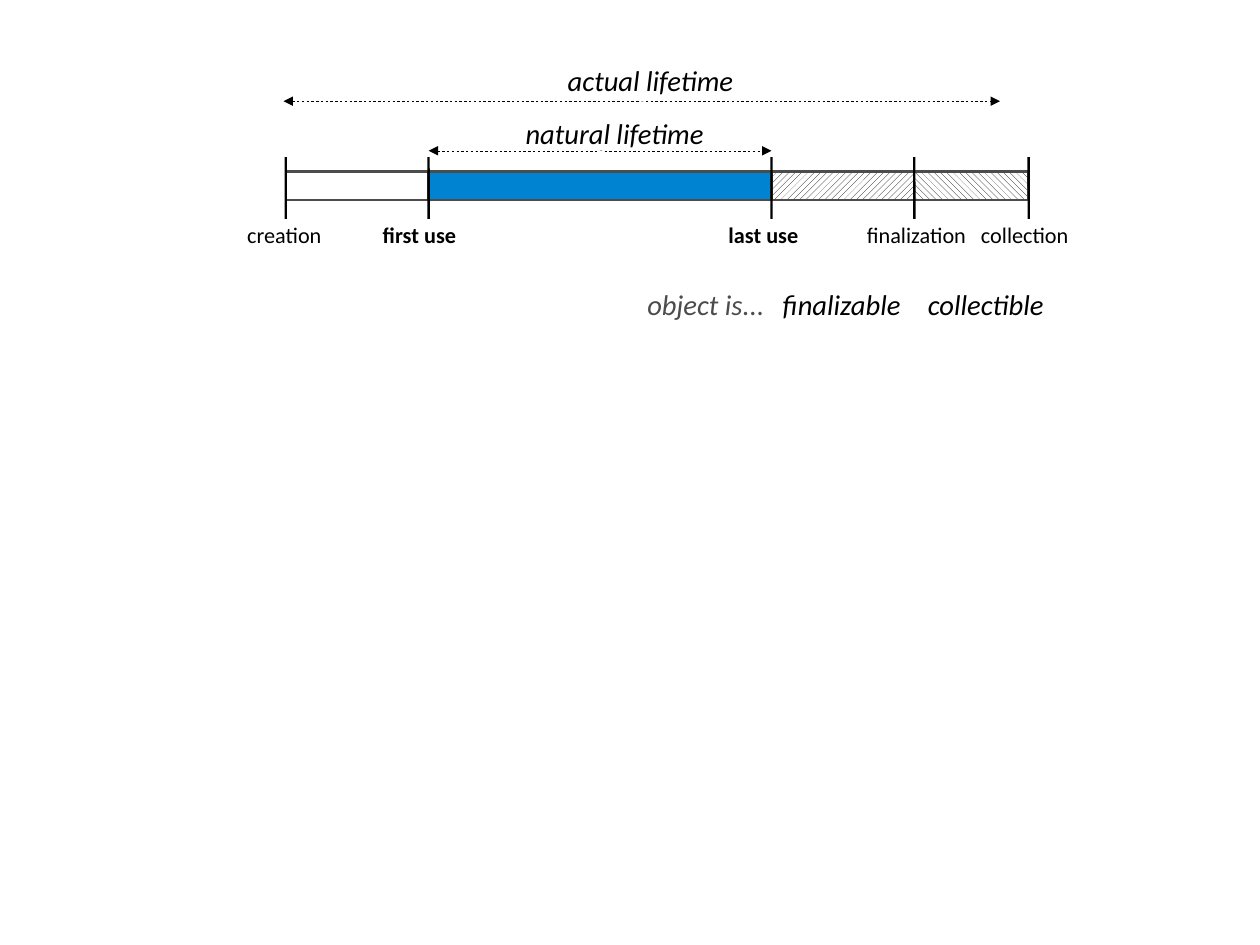
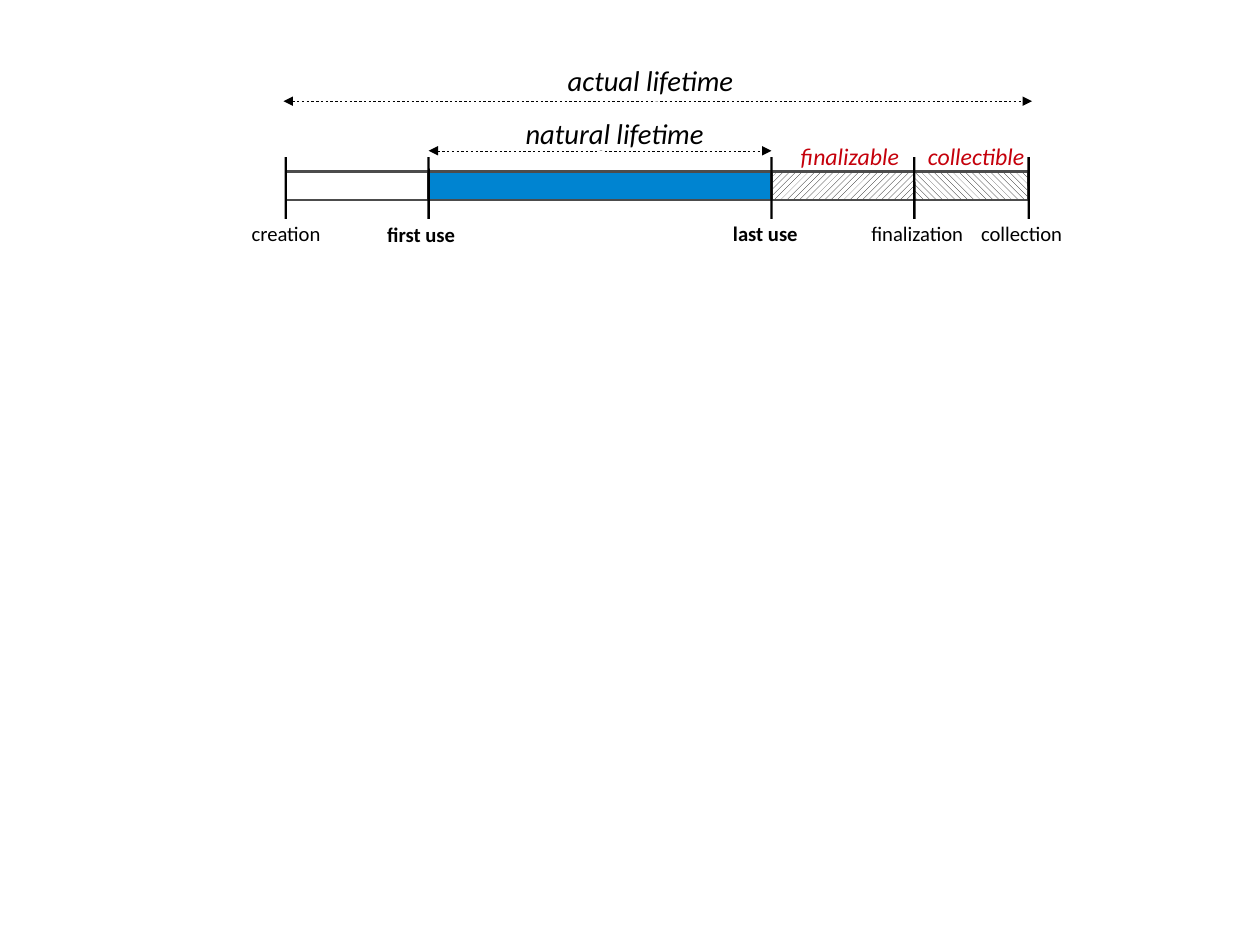
Before and after one commit to TheRuncibleTuner/bloatbook, a slide deck: slide 1 of Figures/object-lifecycle.odp. Drawn at 1260x945 pixels with LibreOffice and Linux fonts; fonts in the diff are those of the drawing. Boxes give left, top, right and bottom in pixels: in the first picture for what was removed or moved away, otherwise in the second. Text is boxed around its words. In the diff, an @@ line names an element or a change of style, - is before the commit and + after.

```diff
--- a/Figures/object-lifecycle.odp
+++ b/Figures/object-lifecycle.odp
@@ double arrow moved from (284, 102) - (1000, 102) to (284, 102) - (1032, 102) @@
@@ text "finalizable": place and size @@
-text "finalizable" at (783, 295, 901, 319)
+text "finalizable" at (801, 148, 899, 172)
@@ text "finalizable" at (801, 148, 899, 172): size 18 to 15 pt, text colour #000000 to #C5000B @@
@@ text "collectible" at (928, 148, 1024, 172): size 18 to 15 pt, text colour #000000 to #C5000B @@
@@ text "collectible": place and size @@
-text "collectible" at (928, 295, 1044, 316)
+text "collectible" at (928, 148, 1024, 172)
@@ size 14 to 13 pt in 5 elements at (733, 226, 798, 241), (981, 226, 1062, 241), (871, 226, 963, 241), (252, 226, 321, 241), (387, 227, 455, 242) @@
@@ text removed at (647, 295, 764, 320) @@
-object is...
```
Also in this commit, not shown: 1 other slide changed, 20 other files.
